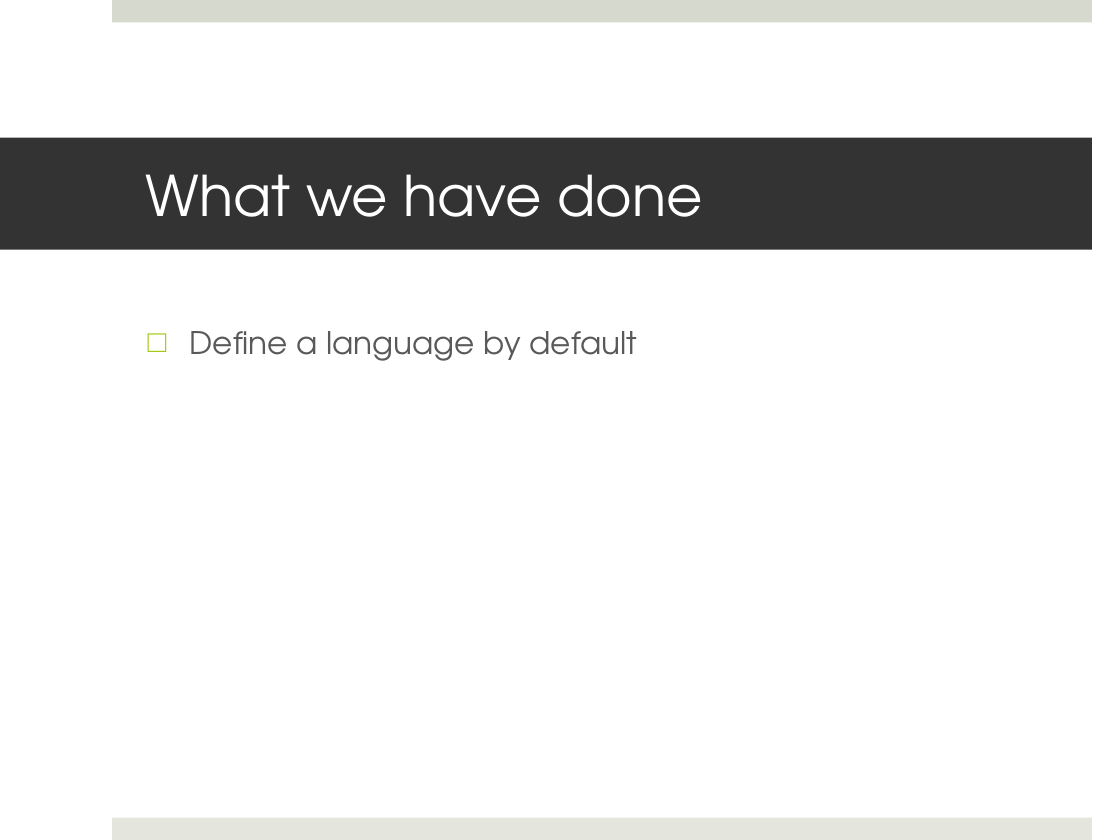
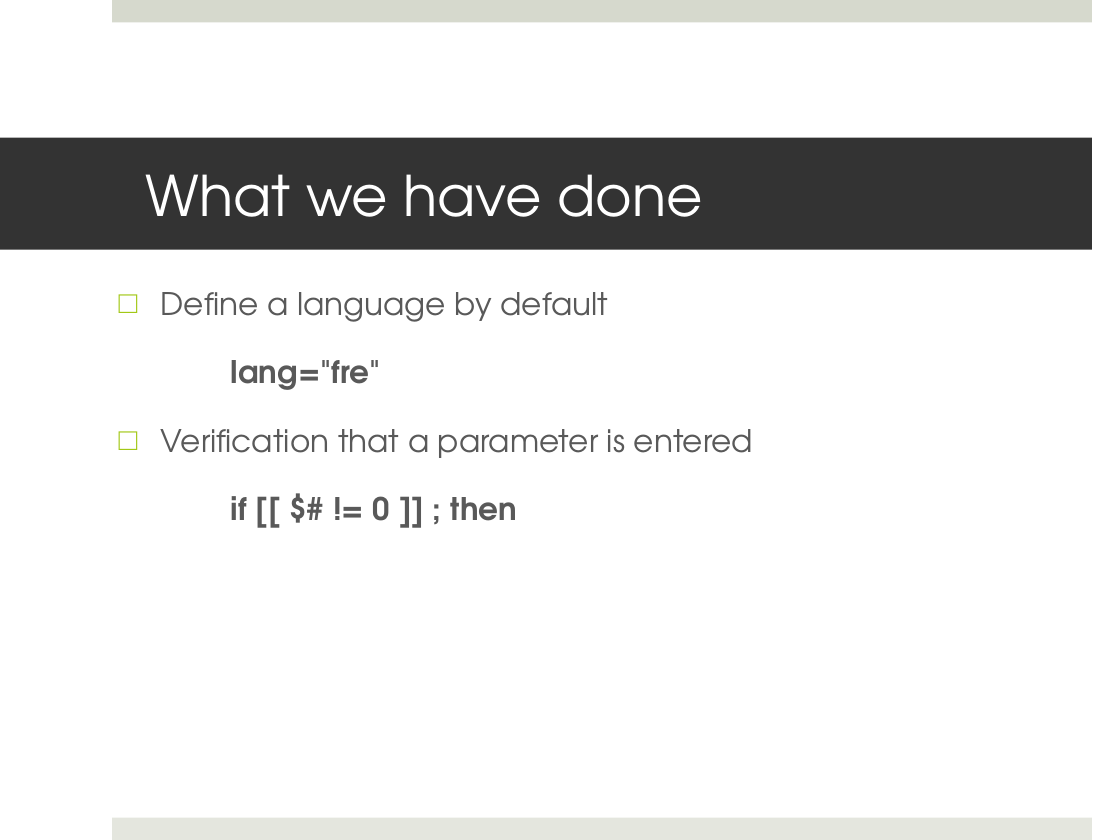
Before and after one commit to kiago/isepse2014, a slide deck: slide 3 of jessica.besagni/projects/Subtitles 2605.pptx. Drawn at 1120x840 pixels with LibreOffice and Linux fonts; fonts in the diff are those of the drawing. Boxes give left, top, right and bottom in pixels: in the first picture for what was removed or moved away, otherwise in the second. Text is boxed around its words. In the diff, an @@ line names an element or a change of style, - is before the commit and + after.

```diff
--- a/jessica.besagni/projects/Subtitles 2605.pptx
+++ b/jessica.besagni/projects/Subtitles 2605.pptx
@@ text "Define a language by default": place and size @@
-text "Define a language by default" at [190,331,637,361]
+text "Define a language by default" at [161,292,753,521]
@@ text at [161,360,753,521]: paragraphs added @@
+lang="fre"
+□ Verification that a parameter is entered
+if [[ $# != 0 ]] ; then
```
Also in this commit, not shown: 2 other slides changed, 1 slide added.
